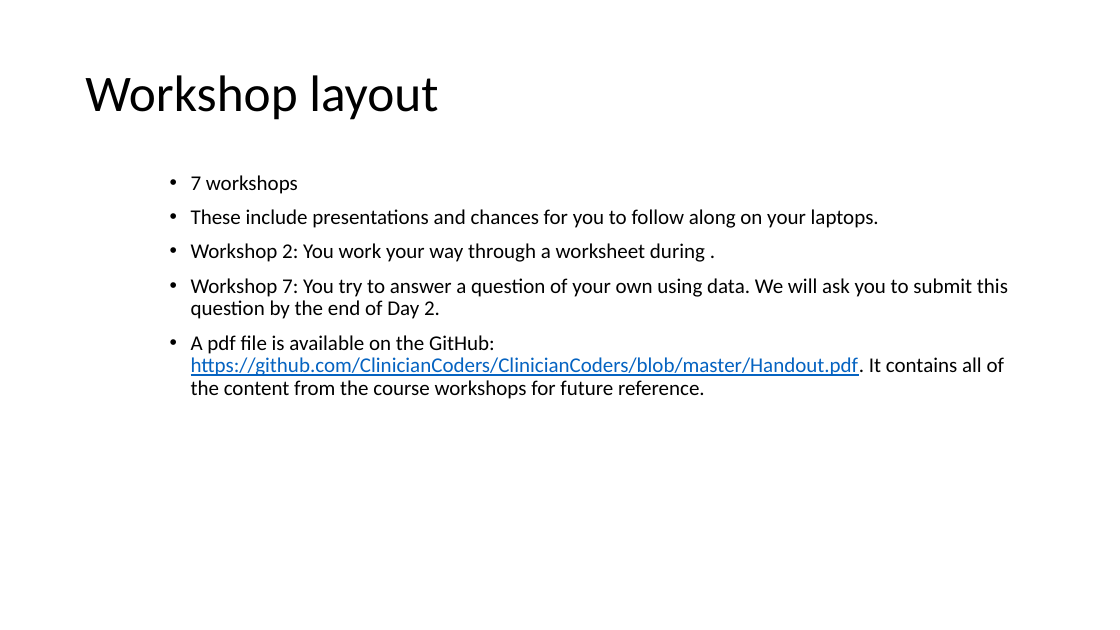
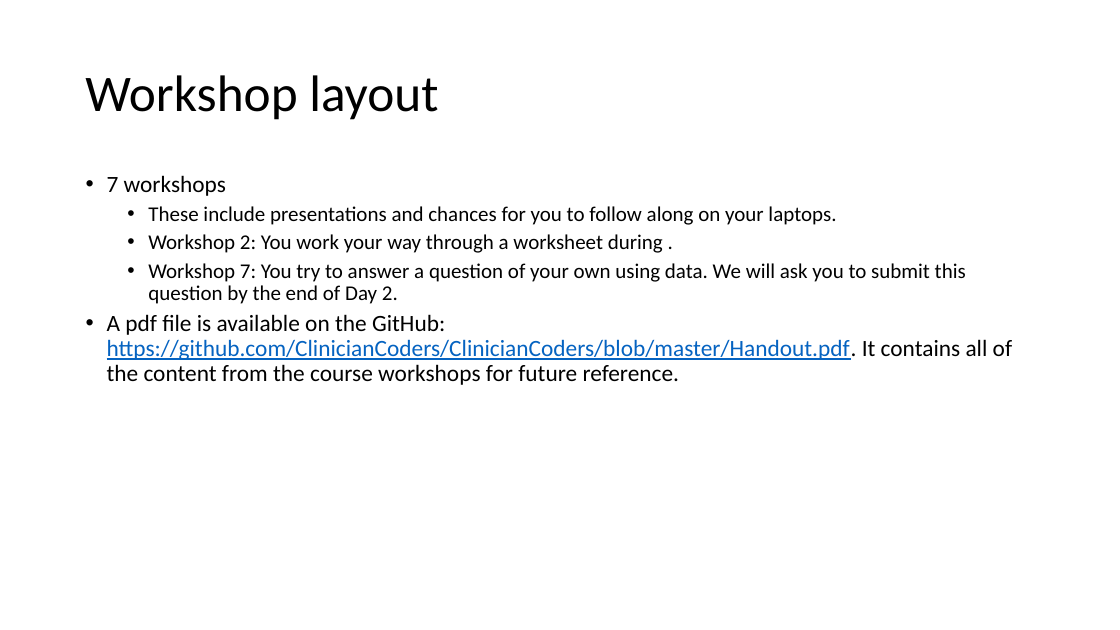
Before and after one commit to ClinicianCoders/ClinicianCoders, a slide deck: slide 8 of Workshops/WelcomePresentation_inperson.pptx. Drawn at 1120x630 pixels with LibreOffice and Linux fonts; fonts in the diff are those of the drawing. Boxes give left, top, right and bottom in pixels: in the first picture for what was removed or moved away, otherwise in the second. Text is boxed around its words. In the diff, an @@ line names an element or a change of style, - is before the commit and + after.

```diff
--- a/Workshops/WelcomePresentation_inperson.pptx
+++ b/Workshops/WelcomePresentation_inperson.pptx
@@ text "7 workshops" at (107,175,1012,385): size 18 to 20 pt in "7 workshops", "A pdf file is available on the ..."; indent changed; less space between paragraphs; list level 1 to 2 in "These include presentations and chances ..."; list level 1 to 2 in "Workshop 2: You work your ..."; list level 1 to 2 in "Workshop 7: You try to ..." @@
```
Also in this commit, not shown: 6 other slides changed, 1 other file.
